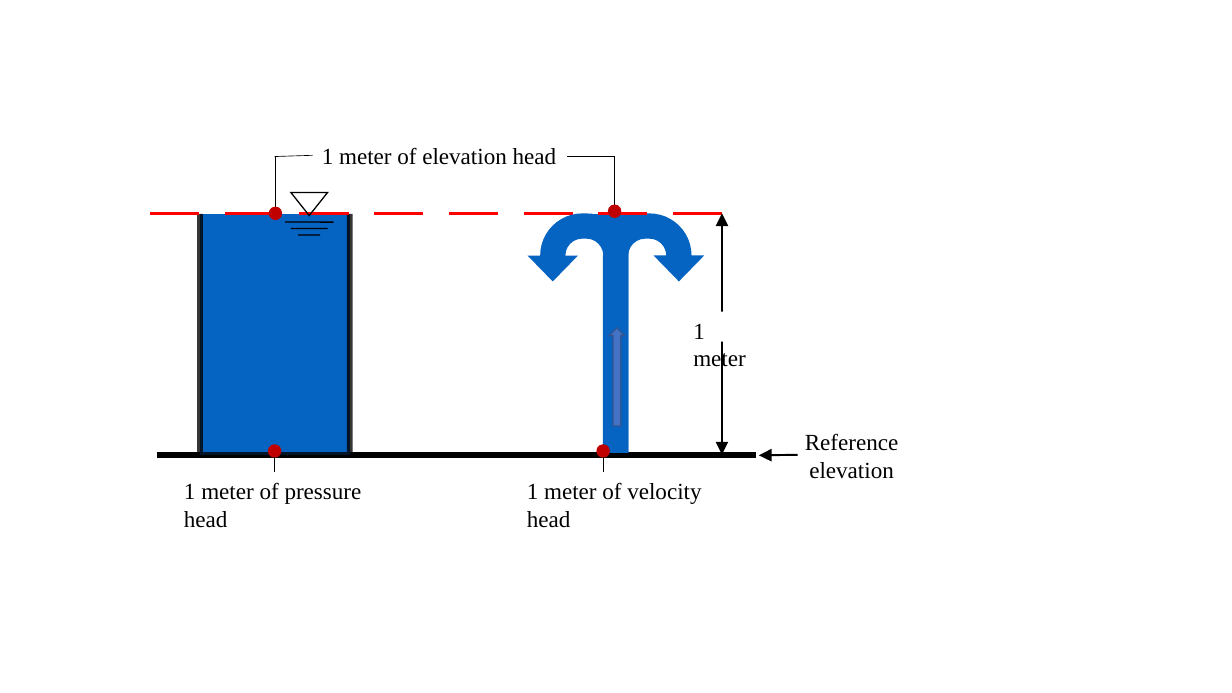
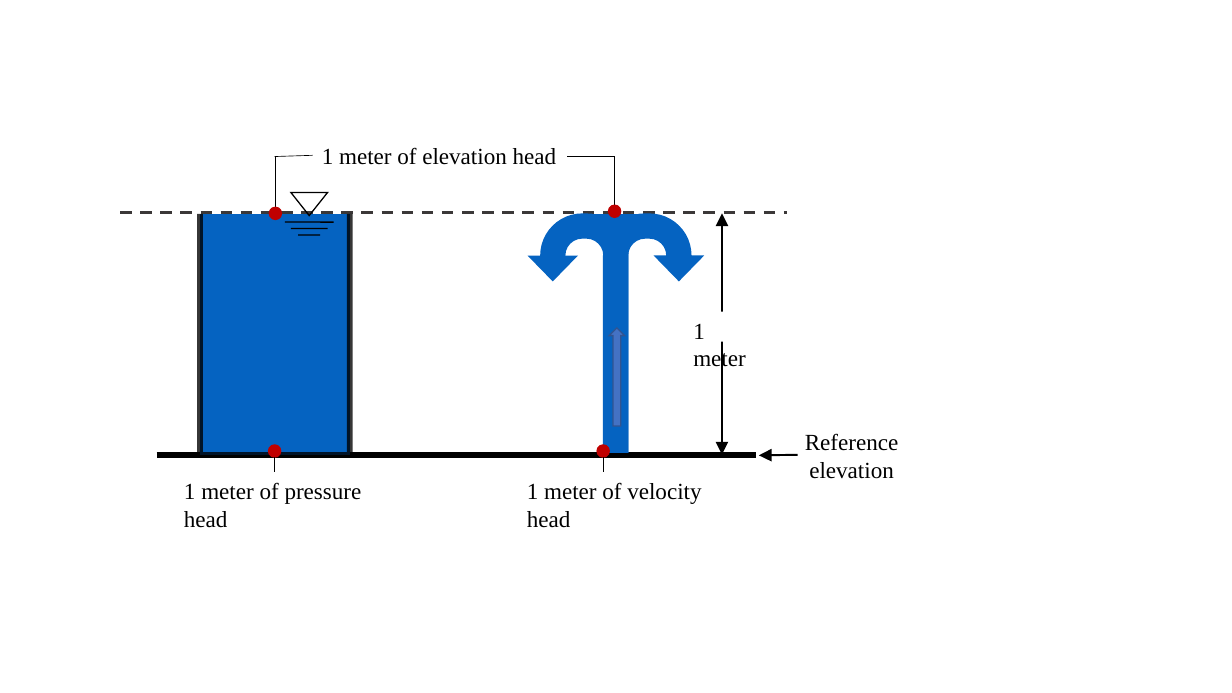
Before and after one commit to CEE-4540/python-tutorial-juandirection, a slide deck: slide 1 of AguaClara Water Treatment Plant Design/Summary Sheets/Diagrams.pptx. Drawn at 1232x693 pixels with LibreOffice and Linux fonts; fonts in the diff are those of the drawing. Boxes give left, top, right and bottom in pixels: in the first picture for what was removed or moved away, otherwise in the second. Text is boxed around its words. In the diff, an @@ line names an element or a change of style, - is before the commit and + after.

```diff
--- a/AguaClara Water Treatment Plant Design/Summary Sheets/Diagrams.pptx
+++ b/AguaClara Water Treatment Plant Design/Summary Sheets/Diagrams.pptx
@@ line added from (120, 213) to (787, 213), #3B3838 2.25 pt dashed @@
@@ group removed at (150,213,722,213): 8 lines @@
```
Also in this commit, not shown: 2 other slides changed, 2 slides added, 4 other files.
